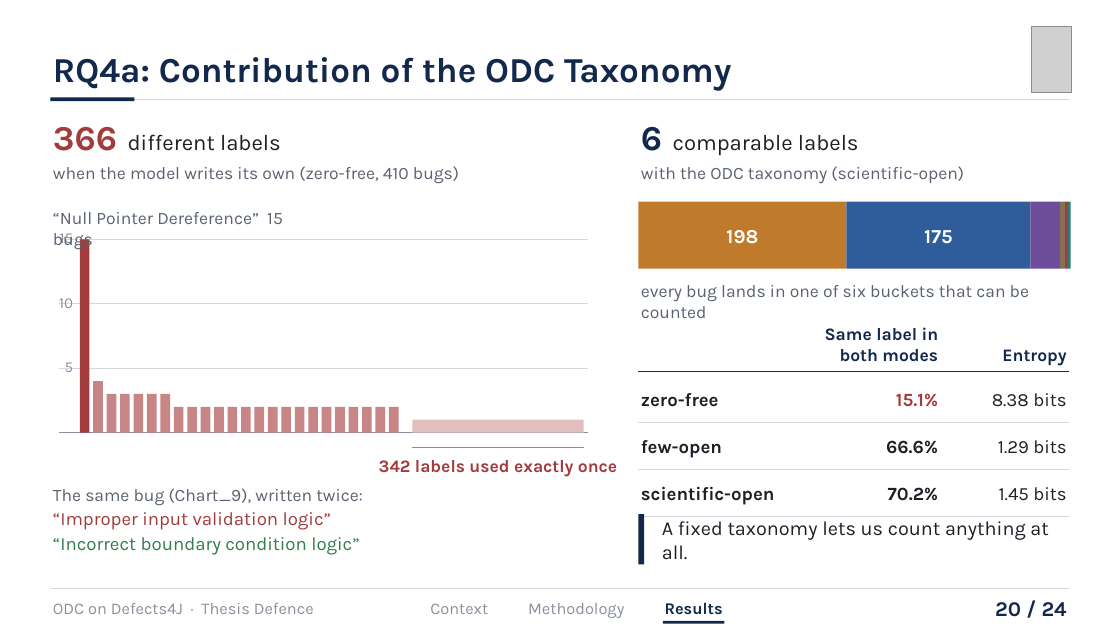
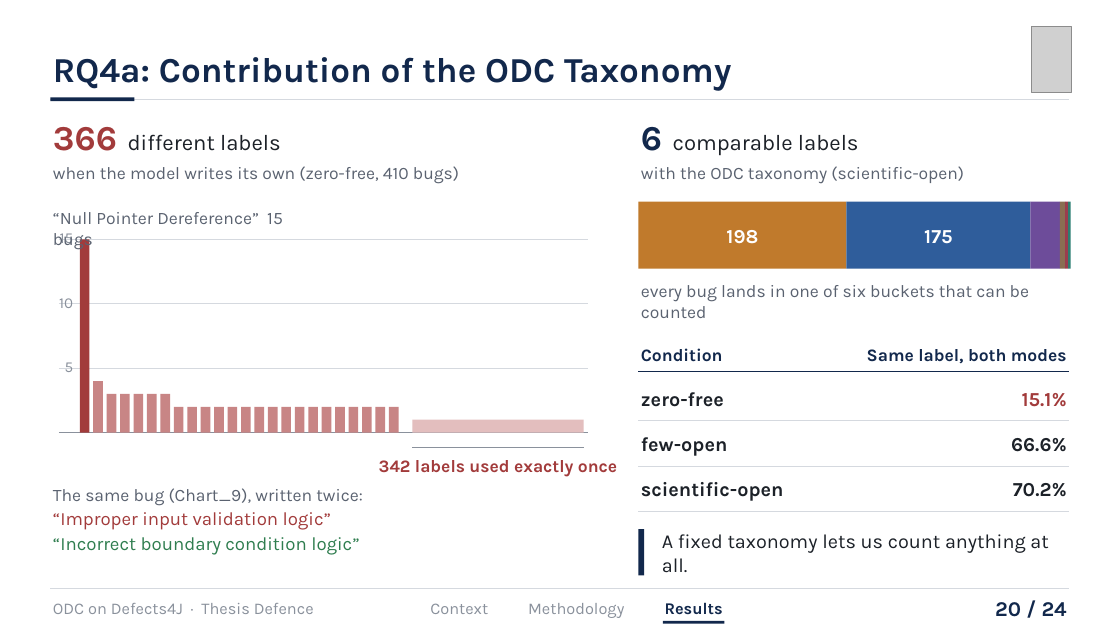
Before and after one commit to hasin023/d4j_odc_implementation, a slide deck: slide 20 of iut_submissions/presentation/Defence/SWE_Orthogonal Defect Classification on Defects4J Using an LLM-Driven Scientific Approach_presentation.pptx. Drawn at 1120x630 pixels with LibreOffice and Linux fonts; fonts in the diff are those of the drawing; grey boxes stand for pictures. Boxes give left, top, right and bottom in pixels: in the first picture for what was removed or moved away, otherwise in the second. Text is boxed around its words. In the diff, an @@ line names an element or a change of style, - is before the commit and + after.

```diff
--- a/iut_submissions/presentation/Defence/SWE_Orthogonal Defect Classification on Defects4J Using an LLM-Driven Scientific Approach_presentation.pptx
+++ b/iut_submissions/presentation/Defence/SWE_Orthogonal Defect Classification on Defects4J Using an LLM-Driven Scientific Approach_presentation.pptx
@@ text added at (641,348,723,362), 15 pt, text #12284C, bold @@
+Condition
@@ text at (867,349,1067,363): text changed @@
-Same label in both modes
+Same label, both modes
@@ text removed at (1002,349,1066,366) @@
-Entropy
@@ text "15.1%": place and size @@
-text "15.1%" at (896,393,938,406)
+text "15.1%" at (1022,393,1067,407)
@@ text removed at (992,393,1066,407) @@
-8.38 bits
@@ text "66.6%": place and size @@
-text "66.6%" at (886,440,938,454)
+text "66.6%" at (1011,438,1067,452)
@@ text removed at (998,440,1066,454) @@
-1.29 bits
@@ line moved from (639, 517) - (1070, 517) to (639, 466) - (1070, 466) @@
@@ size 16 to 17 pt in 6 elements at (641,392,724,407), (641,437,728,456), (641,482,784,501), (1022,393,1067,407), (1011,438,1067,452), (1013,483,1067,497) @@
@@ text "70.2%": place and size @@
-text "70.2%" at (888,487,938,501)
+text "70.2%" at (1013,483,1067,497)
@@ text removed at (999,487,1066,501) @@
-1.45 bits
@@ line moved from (639, 470) - (1070, 470) to (639, 512) - (1070, 512) @@
@@ rectangle: place and size @@
-rectangle at (639,514,644,565)
+rectangle at (639,529,644,576)
@@ text "A fixed taxonomy lets us ...": place and size @@
-text "A fixed taxonomy lets us ..." at (662,521,1048,560)
+text "A fixed taxonomy lets us ..." at (662,534,1048,573)
```
Also in this commit, not shown: 7 other slides changed, 3 other files.
